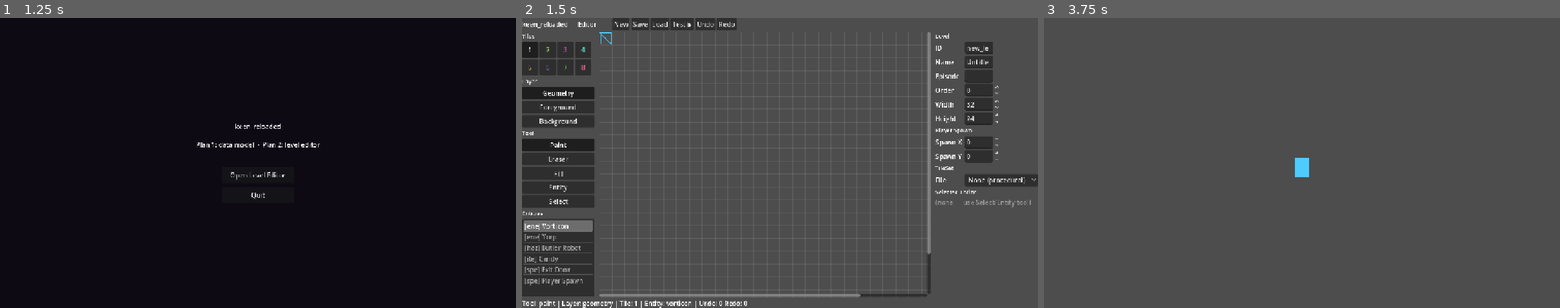
Above: before the commit, frames 1-3 (left to right).
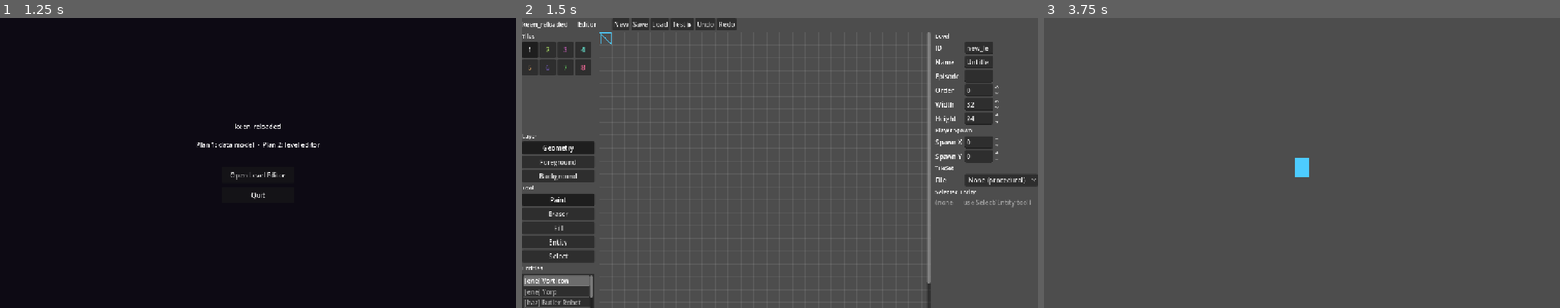
Above: after the commit, the same moments.

Repository: ehowe/keen_reloaded
Game: Godot game, scene res://src/ui/main_menu.tscn
Two runs of this game, one before a commit and one after it. Both use one fixed random seed, a clock stepped at 60 frames per second and the inputs below.
Inputs (mouse positions are in pixels of both pictures, inside the frame that each line leads up to):
- Up to frame 1 (1.25 s): tap Enter at 0.5 s; move the mouse to (371, 148) at 0.52 s; hold D (move_right) from 0.53 s (still down); tap P (pogo) at 0.6 s; click (371, 148) at 0.67 s; tap Space (jump) at 0.77 s
- Up to frame 2 (1.5 s): release D (move_right) at 1.25 s; click "Open Level Editor" at 1.25 s
- Up to frame 3 (3.75 s): click "New" at 2 s; click "New" at 2.75 s; click "Test ▶" at 3.5 s

Frame 1 is identical in both runs. In frame 2, 6.8% of the frame differs, in the area x 0-80%, y 21-100%; in frame 3, nothing differs.

Commit message:
feat: palette tile grid scrolls vertically for large tilesets
Wrap the tile grid in a ScrollContainer (vertical, horizontal disabled) and
bound the entity list to a fixed height so the tile grid gets the bulk of the
vertical space. Lets palettes with hundreds/thousands of tiles (e.g. a full
ripped sheet) stay browsable.

Diff:
--- a/src/editor/palette_panel.gd
+++ b/src/editor/palette_panel.gd
@@ -22,9 +22,15 @@
 	custom_minimum_size = Vector2(190, 0)
 
 	add_child(_section_label("Tiles"))
+	var tile_scroll := ScrollContainer.new()
+	tile_scroll.size_flags_vertical = Control.SIZE_EXPAND_FILL
+	tile_scroll.horizontal_scroll_mode = ScrollContainer.SCROLL_MODE_DISABLED
+	tile_scroll.custom_minimum_size = Vector2(0, 220)
 	_tile_grid = GridContainer.new()
 	_tile_grid.columns = 4
-	add_child(_tile_grid)
+	_tile_grid.size_flags_horizontal = Control.SIZE_EXPAND_FILL
+	tile_scroll.add_child(_tile_grid)
+	add_child(tile_scroll)
 
 	add_child(_section_label("Layer"))
 	var layer_group := ButtonGroup.new()
@@ -52,7 +58,7 @@
 
 	add_child(_section_label("Entities"))
 	_entity_list = ItemList.new()
-	_entity_list.size_flags_vertical = Control.SIZE_EXPAND_FILL
+	_entity_list.custom_minimum_size = Vector2(0, 100)
 	_entity_list.item_selected.connect(func(idx: int) -> void:
 		e.set_selected_entity_type(_entity_ids[idx]))
 	add_child(_entity_list)
